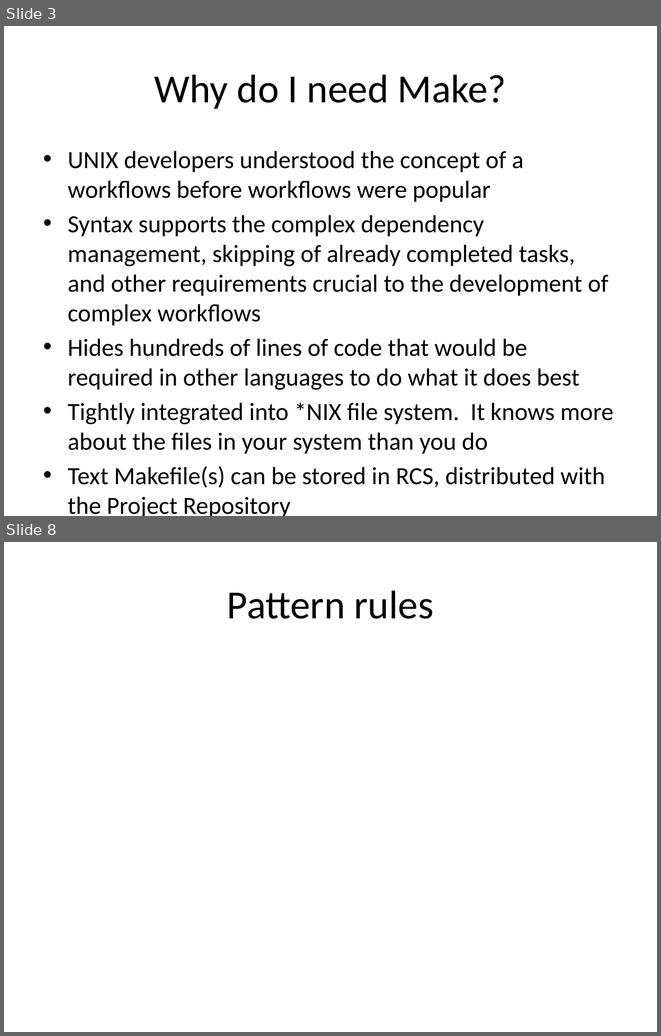
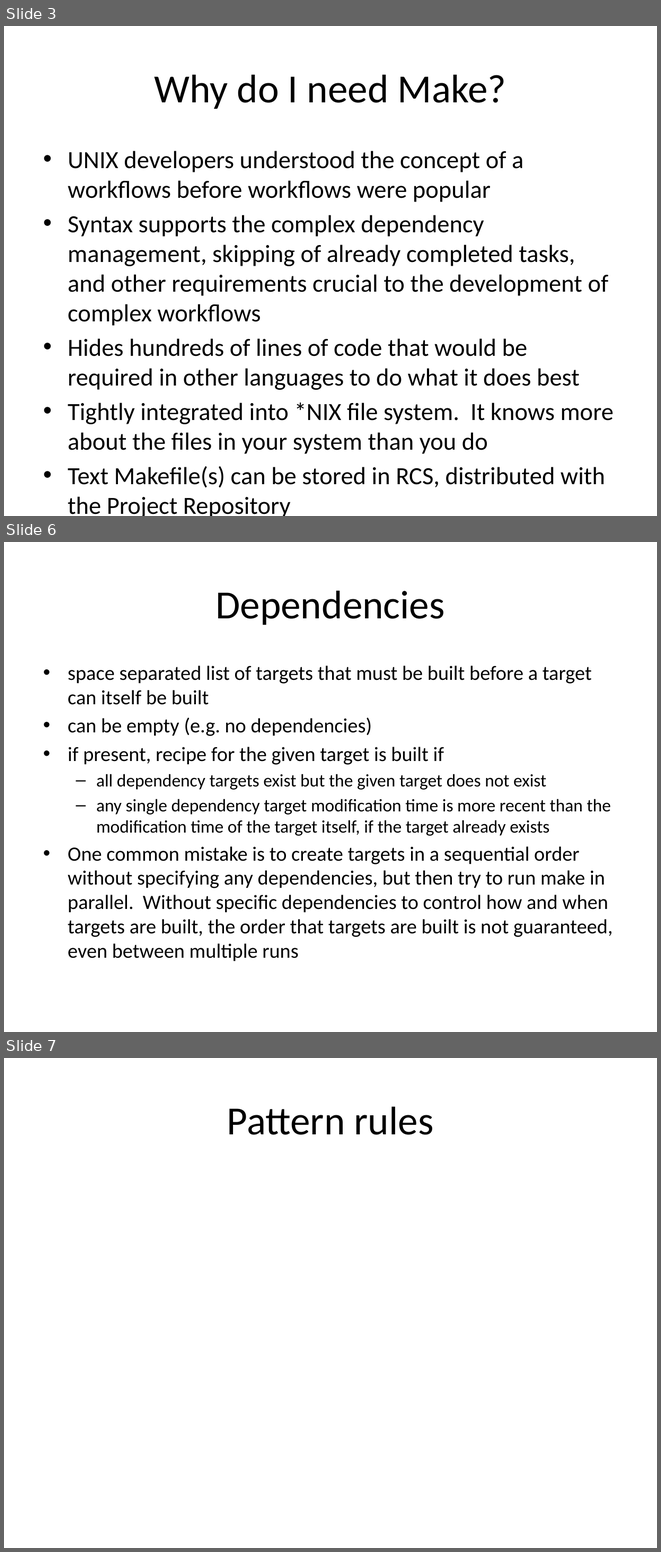
Before and after one commit to rvosa/ngs-workflows, a slide deck: doc/slides/day3/session2/Make.pptx. Shown one above the other, each under a label of ours: slides 3 and 8 before the commit, slides 3, 6 and 7 after it; the slides between them are not shown. The pictures are 661x1036 and 661x1552 pixels, drawn with LibreOffice and Linux fonts; fonts in the diff are those of the drawing. Boxes give left, top, right and bottom in pixels: in the first picture for what was removed or moved away, otherwise in the second. Text is boxed around its words. In the diff, an @@ line names an element or a change of style, - is before the commit and + after.

```diff
--- a/doc/slides/day3/session2/Make.pptx
+++ b/doc/slides/day3/session2/Make.pptx
@@ slide 6 added at (x1=4, y1=542, x2=657, y2=1032), background #FFFFFF @@
@@ title added at (x1=215, y1=590, x2=444, y2=625), 44 pt, text #000000 @@
+Dependencies
@@ text added at (x1=68, y1=665, x2=613, y2=961), 22.4 pt, text #000000 @@
+• space separated list of targets that must be built before a target can itself be built
+• can be empty (e.g. no dependencies)
+• if present, recipe for the given target is built if
+  – all dependency targets exist but the given target does not exist
+  – any single dependency target modification time is more recent than the modification time of the target itself, if the target already exists
+• One common mistake is to create targets in a sequential order without specifying any dependencies, but then try to run make in parallel. Without specific dependencies to control how and when targets are built, the order that targets are built is not guaranteed, even between multiple runs
@@ what was slide 8 is now slide 7 @@
```
Also in this commit, not shown: 2 slides changed, 3 other slides added, 4 slides removed.
